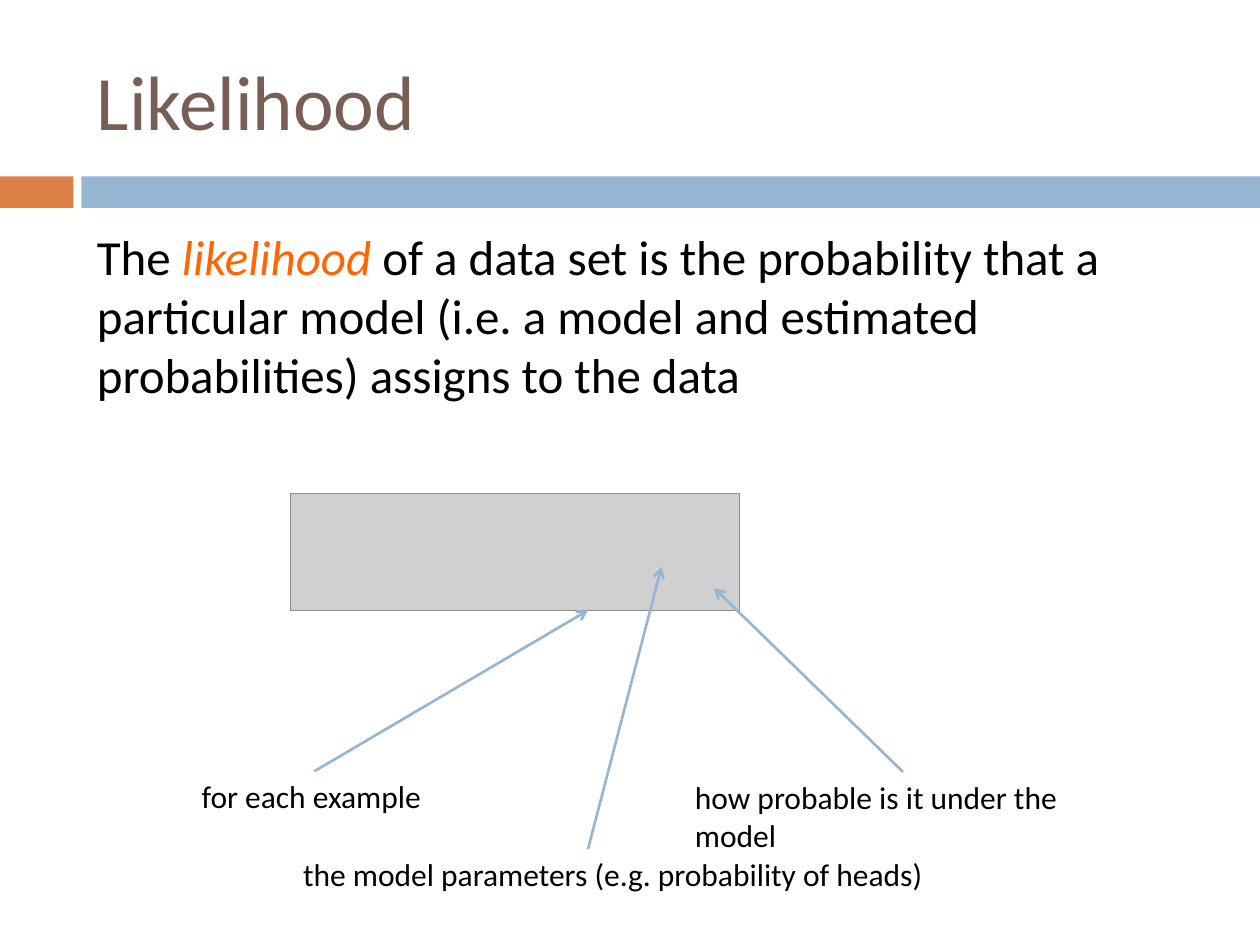
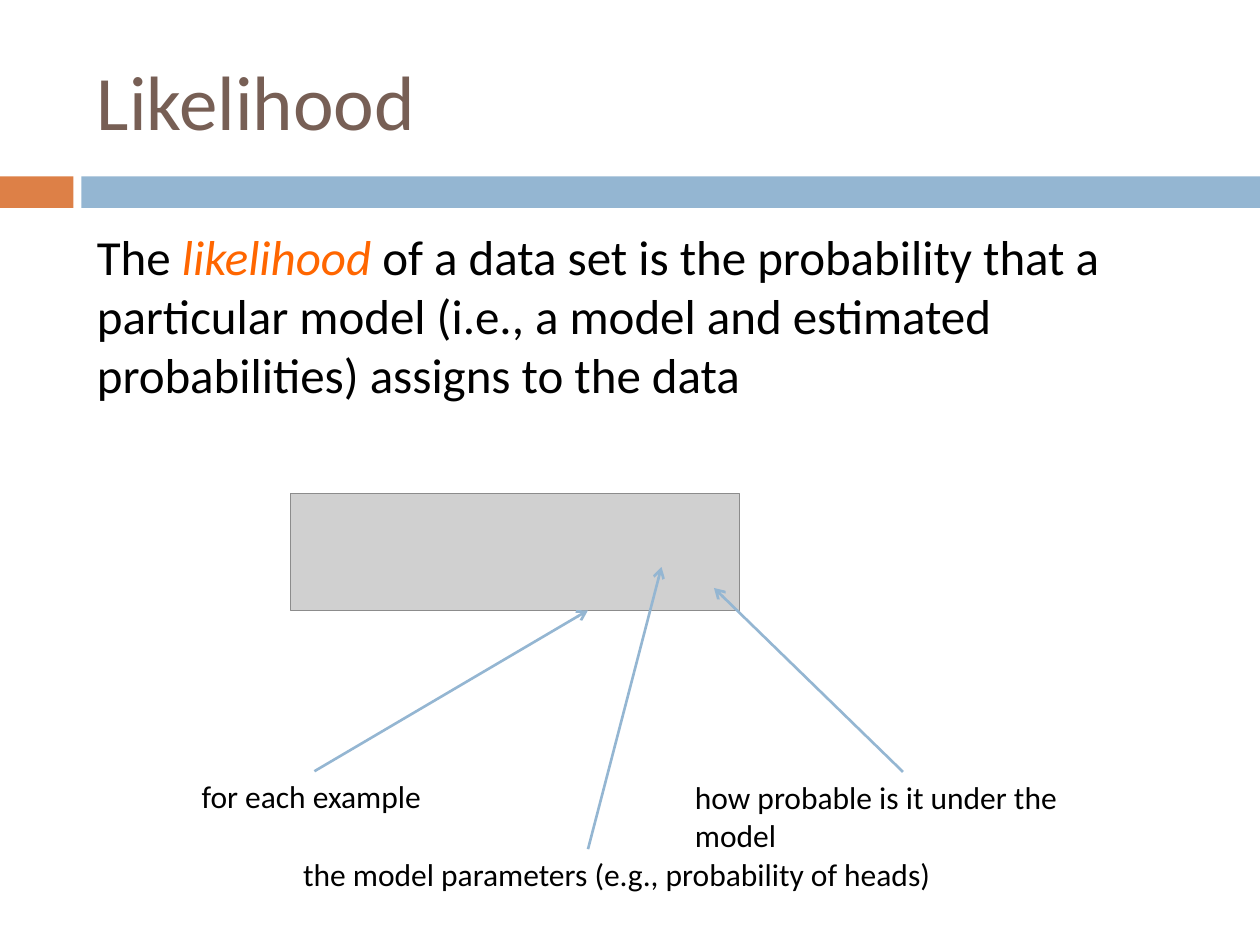
Before and after one commit to Collins-kariuk/Machine-Learning-CS158, a slide deck: slide 30 of Lectures/Lecture 14_Probabilistic Models.pptx. Drawn at 1260x945 pixels with LibreOffice and Linux fonts; fonts in the diff are those of the drawing; grey boxes stand for pictures. Boxes give left, top, right and bottom in pixels: in the first picture for what was removed or moved away, otherwise in the second. Text is boxed around its words. In the diff, an @@ line names an element or a change of style, - is before the commit and + after.

```diff
--- a/Lectures/Lecture 14_Probabilistic Models.pptx
+++ b/Lectures/Lecture 14_Probabilistic Models.pptx
@@ text at (x1=97, y1=241, x2=1099, y2=402): text changed @@
-The likelihood of a data set is the probability that a particular model (i.e. a model and estimated probabilities) assigns to the data
+The likelihood of a data set is the probability that a particular model (i.e., a model and estimated probabilities) assigns to the data
@@ text at (x1=303, y1=863, x2=930, y2=892): text changed @@
-the model parameters (e.g. probability of heads)
+the model parameters (e.g., probability of heads)
```
Also in this commit, not shown: 2 other slides changed.
